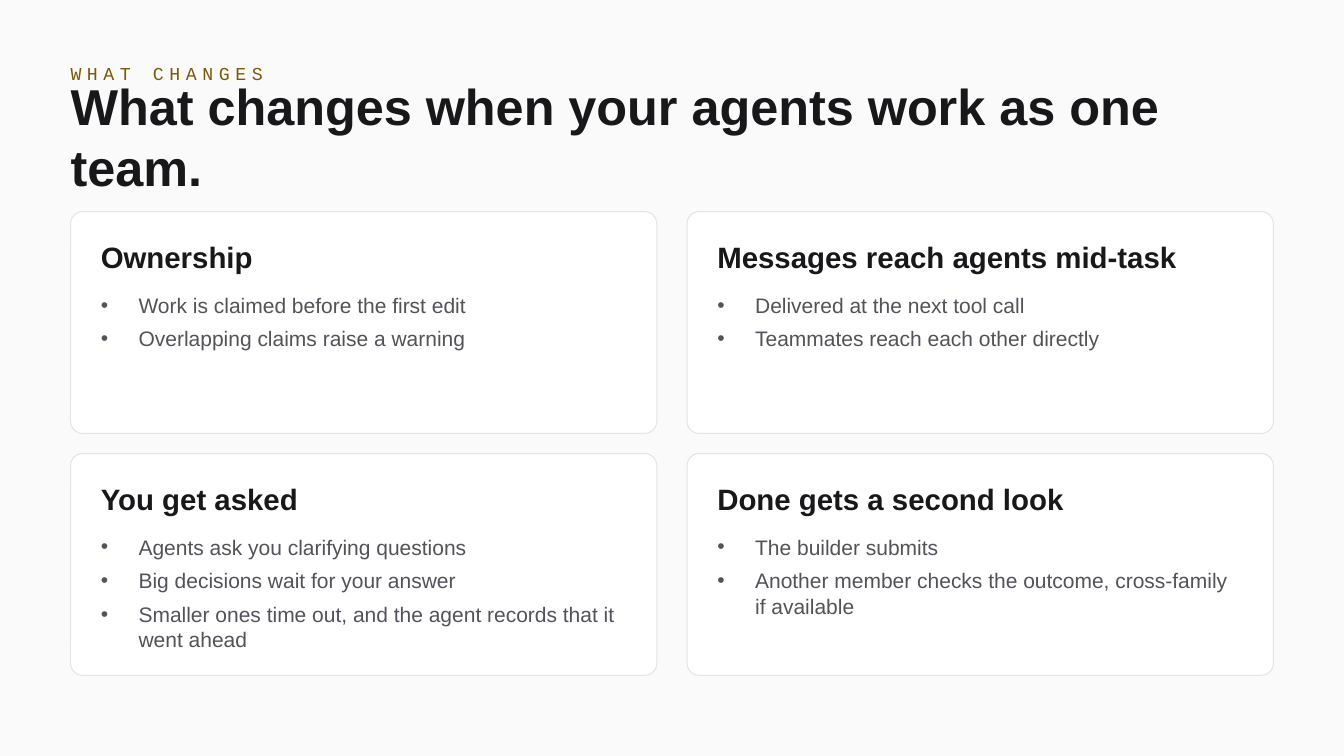
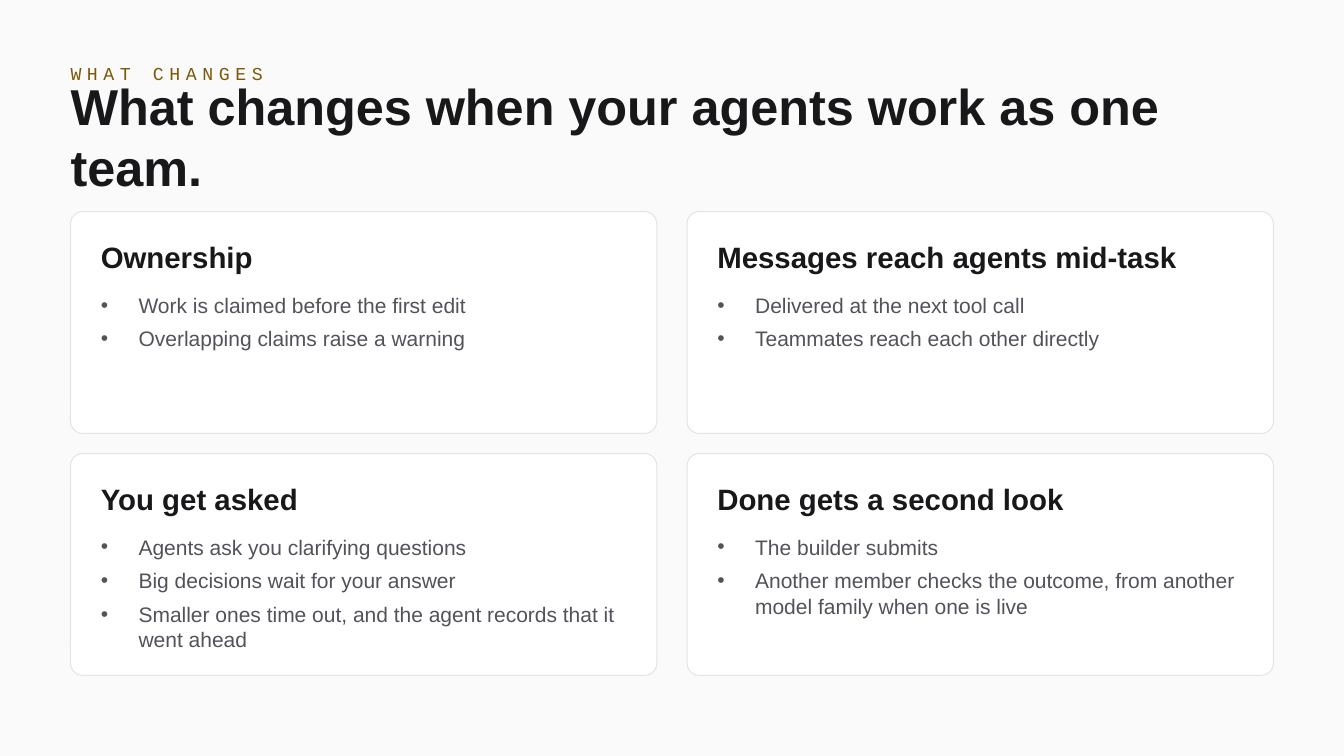
Before and after one commit to musterd-io/musterd, a slide deck: slide 3 of docs/demo/multiplayer-ai-2026-10-01/deck.pptx. Drawn at 1344x756 pixels with LibreOffice and Linux fonts; fonts in the diff are those of the drawing. Boxes give left, top, right and bottom in pixels: in the first picture for what was removed or moved away, otherwise in the second. Text is boxed around its words. In the diff, an @@ line names an element or a change of style, - is before the commit and + after.

```diff
--- a/docs/demo/multiplayer-ai-2026-10-01/deck.pptx
+++ b/docs/demo/multiplayer-ai-2026-10-01/deck.pptx
@@ text at (755, 573, 1234, 618): text changed @@
-• Another member checks the outcome, cross-family if available
+• Another member checks the outcome, from another model family when one is live
```
Also in this commit, not shown: 1 other slide changed, 2 other files.
